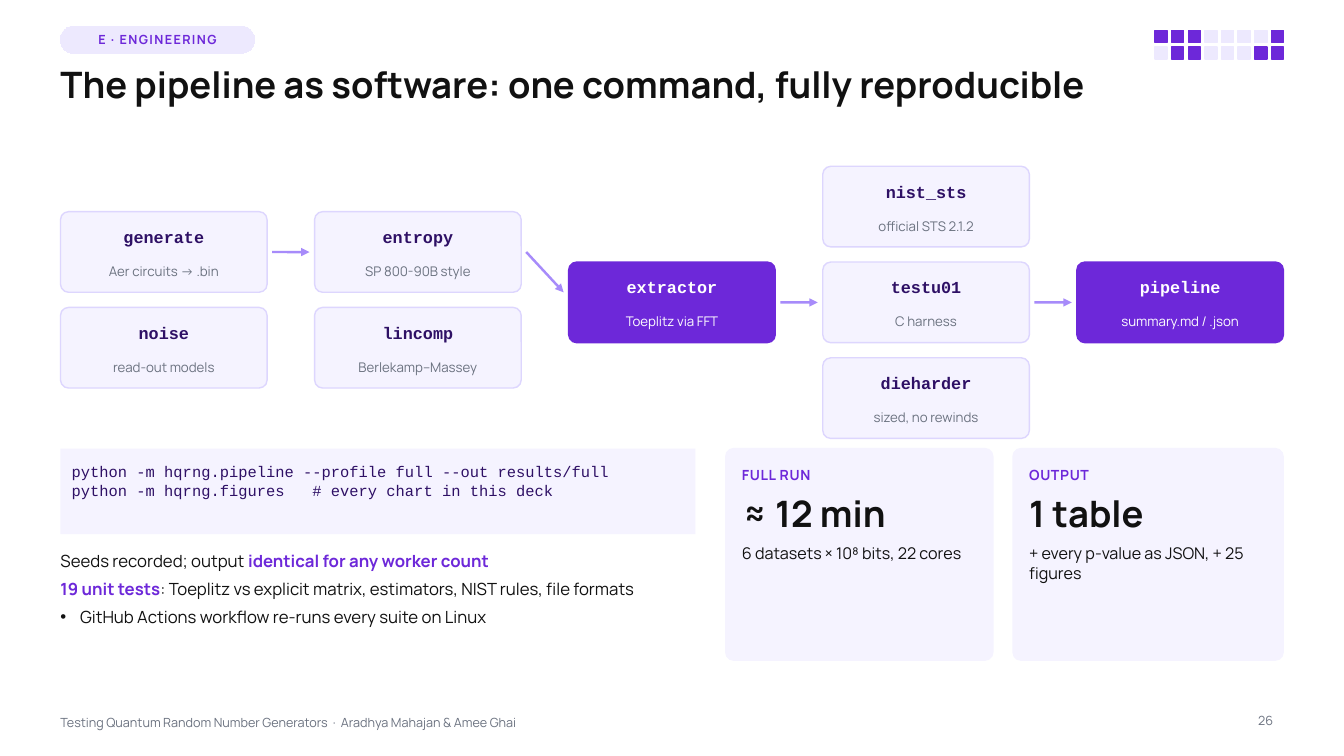
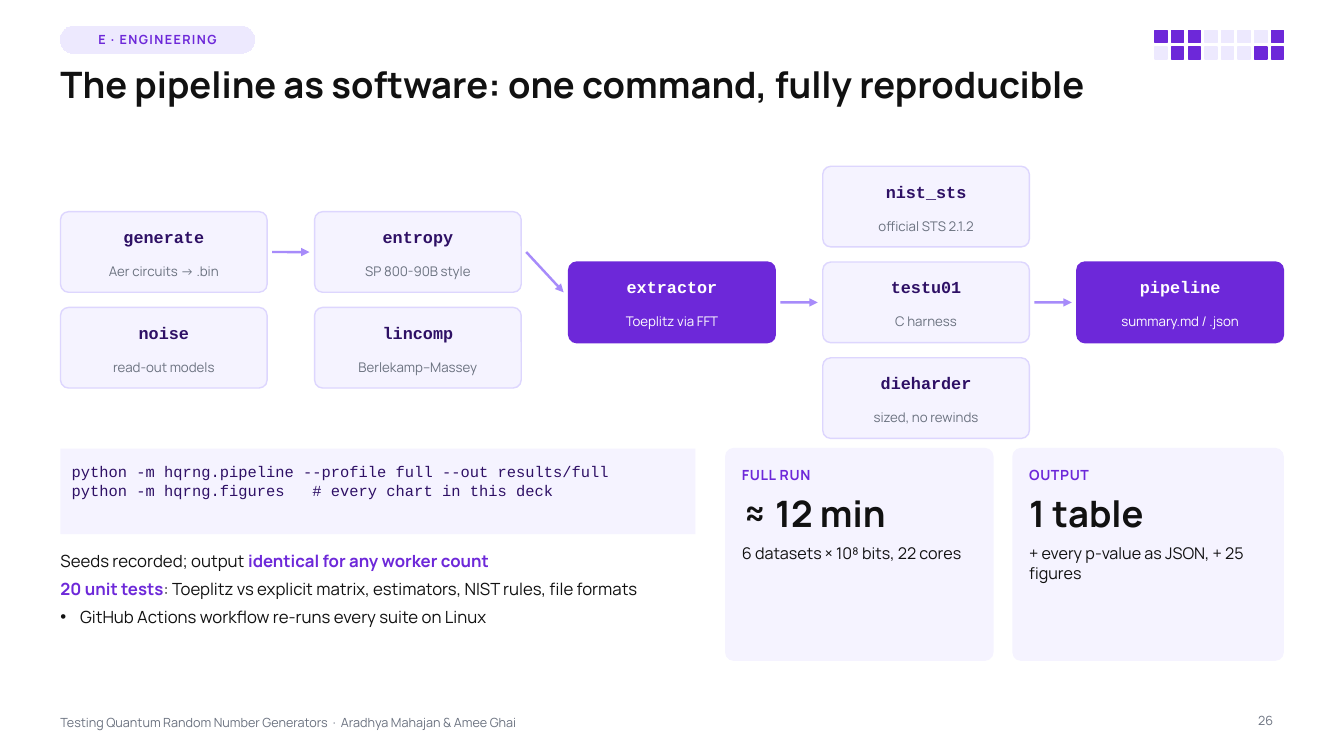
Before and after one commit to Aradhya2708/Quantum-RNG-Proj, a slide deck: slide 26 of presentation/QRNG_Testing_Lecture.pptx. Drawn at 1344x756 pixels with LibreOffice and Linux fonts; fonts in the diff are those of the drawing. Boxes give left, top, right and bottom in pixels: in the first picture for what was removed or moved away, otherwise in the second. Text is boxed around its words. In the diff, an @@ line names an element or a change of style, - is before the commit and + after.

```diff
--- a/presentation/QRNG_Testing_Lecture.pptx
+++ b/presentation/QRNG_Testing_Lecture.pptx
@@ text at (60,582,638,599): text changed @@
-• 19 unit tests: Toeplitz vs explicit matrix, estimators, NIST rules, file formats
+• 20 unit tests: Toeplitz vs explicit matrix, estimators, NIST rules, file formats
```
Also in this commit, not shown: 1 other slide changed, 2 other files.
